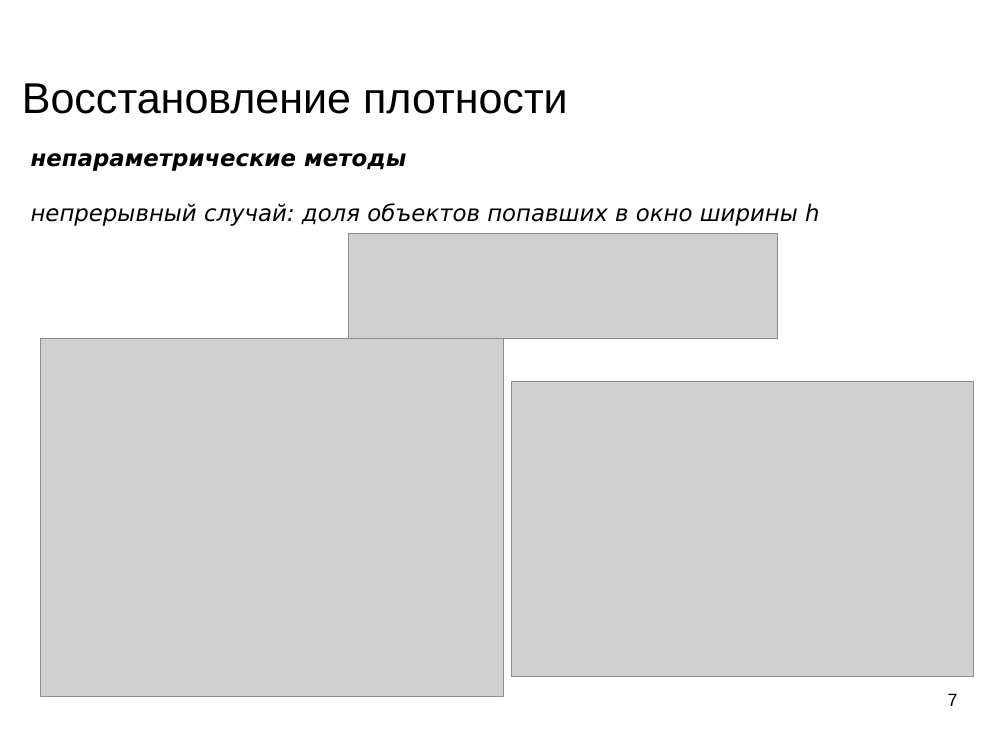
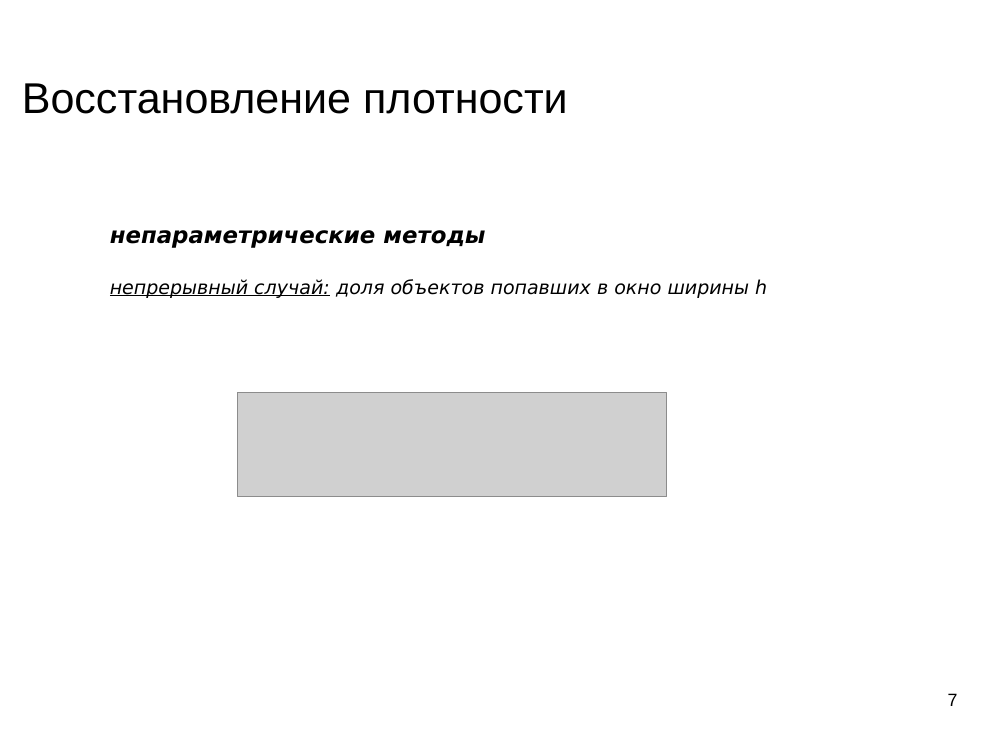
Before and after one commit to mechanoid5/ml_lectorium_legacy, a slide deck: slide 7 of 05-em.odp. Drawn at 1008x756 pixels with LibreOffice and Linux fonts; fonts in the diff are those of the drawing; grey boxes stand for pictures; background and template pictures are left out. Boxes give left, top, right and bottom in pixels: in the first picture for what was removed or moved away, otherwise in the second. Text is boxed around its words. In the diff, an @@ line names an element or a change of style, - is before the commit and + after.

```diff
--- a/05-em.odp
+++ b/05-em.odp
@@ text "непараметрические методы": place and size @@
-text "непараметрические методы" at bbox=[31, 153, 819, 226]
+text "непараметрические методы" at bbox=[110, 230, 767, 298]
@@ picture removed at bbox=[349, 234, 778, 339] @@
@@ text at bbox=[110, 279, 767, 298]: size 18 to 15 pt in "непрерывный случай: доля объектов попавших в окно ..."; underline on in "непрерывный случай:" @@
@@ picture removed at bbox=[511, 381, 974, 677] @@
@@ picture: place and size @@
-picture at bbox=[40, 338, 504, 697]
+picture at bbox=[238, 392, 668, 498]
```
Also in this commit, not shown: 4 other slides changed, 1 slide added, 2 other files.
